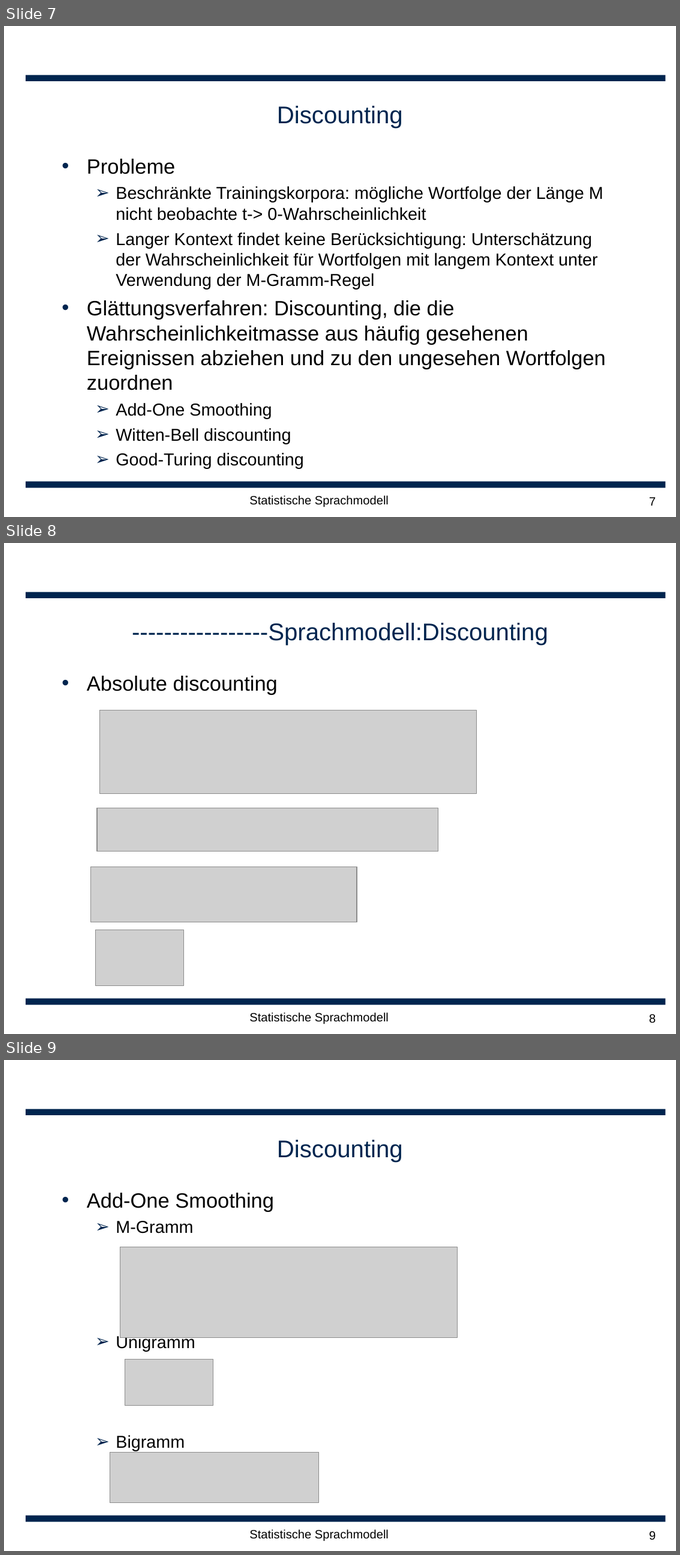
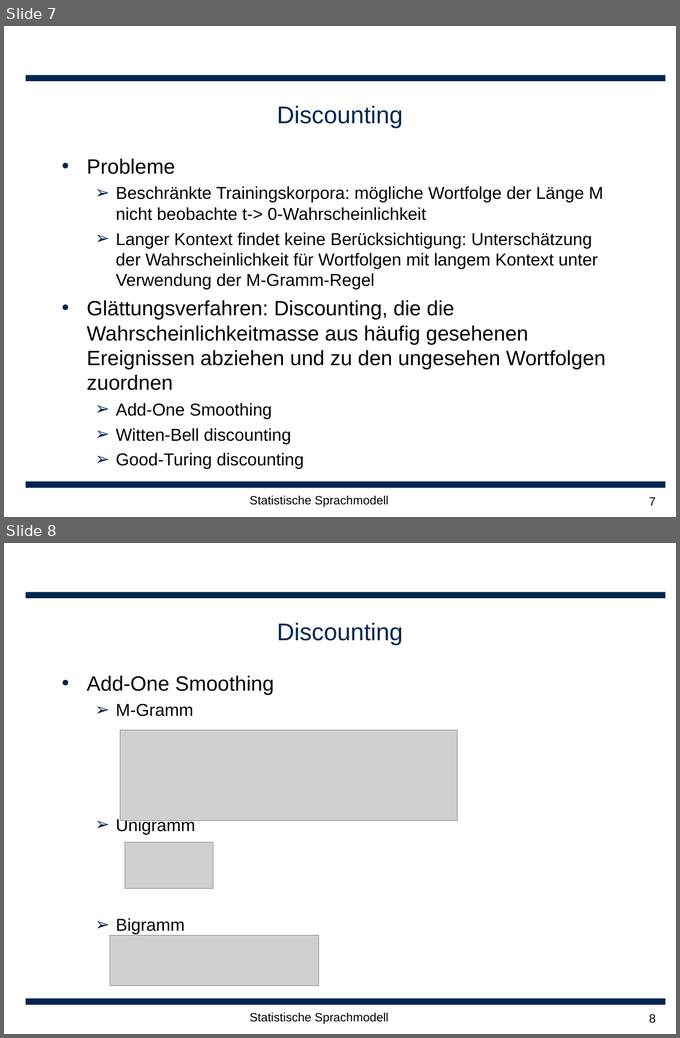
Before and after one commit to leonard117/arbeittet, a slide deck: ARS/doc/Statische Sprachmodellierung.ppt. Shown one above the other, each under a label of ours: slides 7, 8 and 9 before the commit, slides 7 and 8 after it. The pictures are 680x1555 and 680x1038 pixels, drawn with LibreOffice and Linux fonts; fonts in the diff are those of the drawing; grey boxes stand for pictures; background and template pictures are left out. Boxes give left, top, right and bottom in pixels: in the first picture for what was removed or moved away, otherwise in the second. Text is boxed around its words. In the diff, an @@ line names an element or a change of style, - is before the commit and + after.

```diff
--- a/ARS/doc/Statische Sprachmodellierung.ppt
+++ b/ARS/doc/Statische Sprachmodellierung.ppt
@@ slide 8 removed at (x1=4, y1=543, x2=676, y2=1034), background #FFFFFF; not listed: 2 template elements that a slide beside it also shows @@
@@ title removed at (x1=132, y1=623, x2=548, y2=645) @@
------------------Sprachmodell:Discounting
@@ text removed at (x1=87, y1=676, x2=278, y2=694) @@
-• Absolute discounting
@@ picture removed at (x1=100, y1=710, x2=477, y2=793) @@
@@ picture removed at (x1=97, y1=808, x2=438, y2=851) @@
@@ picture removed at (x1=91, y1=866, x2=357, y2=922) @@
@@ picture removed at (x1=96, y1=930, x2=184, y2=985) @@
@@ text removed at (x1=249, y1=1012, x2=389, y2=1024) @@
-Statistische Sprachmodell
@@ page number removed at (x1=649, y1=1014, x2=656, y2=1023) @@
-8
@@ what was slide 9 is now slide 8 @@
@@ page number at (x1=649, y1=1014, x2=656, y2=1023): text changed @@
-9
+8
```
Also in this commit, not shown: 2 slides changed, 1 slide added, 3 other files.
